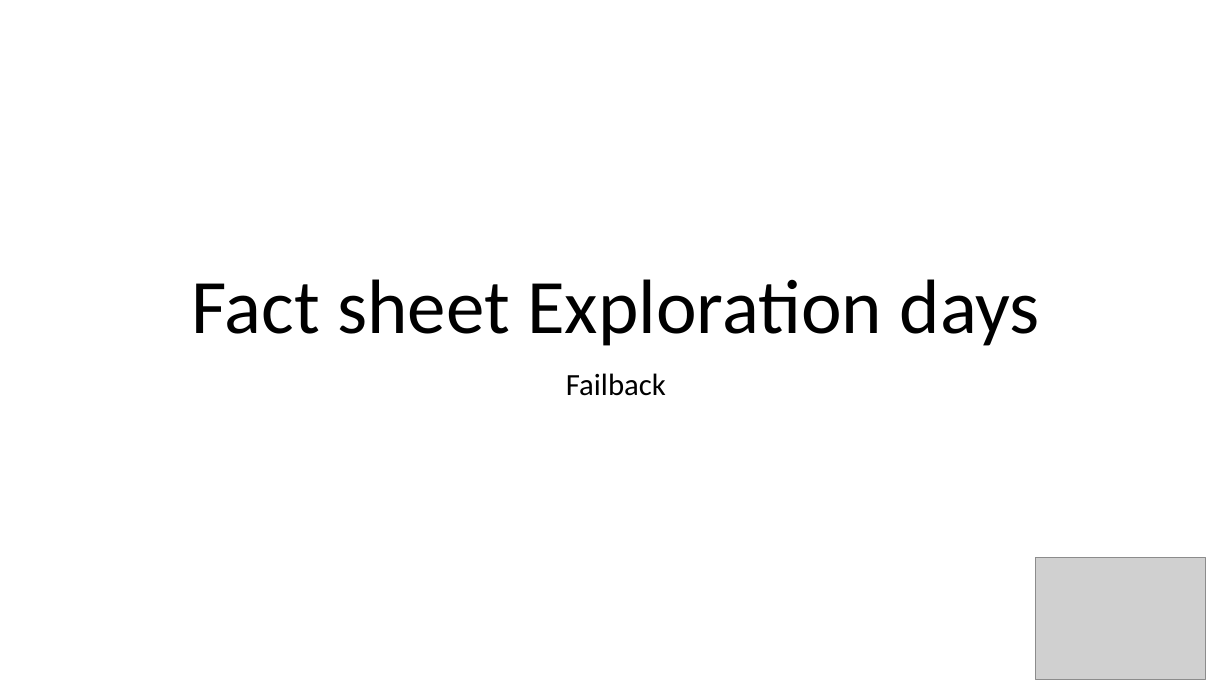
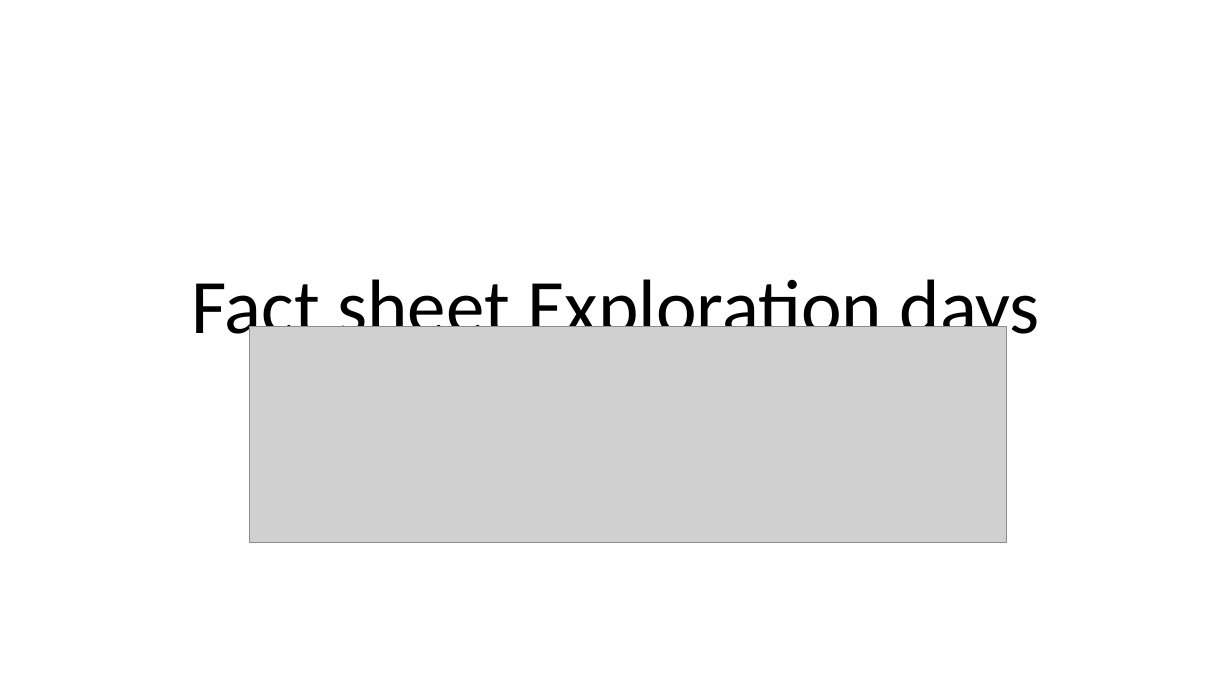
Before and after one commit to gitom/failback, a slide deck: slide 1 of FactSheet.pptx. Drawn at 1232x693 pixels with LibreOffice and Linux fonts; fonts in the diff are those of the drawing; grey boxes stand for pictures; background and template pictures are left out. Boxes give left, top, right and bottom in pixels: in the first picture for what was removed or moved away, otherwise in the second. Text is boxed around its words. In the diff, an @@ line names an element or a change of style, - is before the commit and + after.

Commit message:
Updated powerpoint styling

```diff
--- a/FactSheet.pptx
+++ b/FactSheet.pptx
@@ picture added at bbox=[250, 326, 1006, 543] @@
@@ subtitle removed at bbox=[566, 373, 666, 396] @@
-Failback
@@ picture removed at bbox=[1035, 557, 1206, 679] @@
```
Also in this commit, not shown: 8 other slides changed, 1 slide added.
